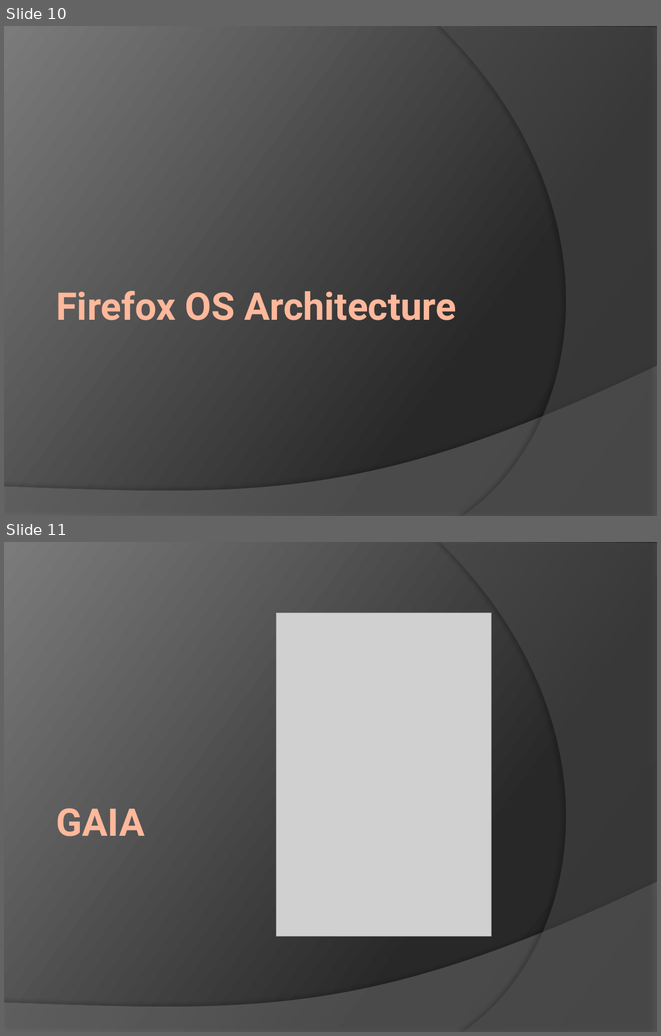
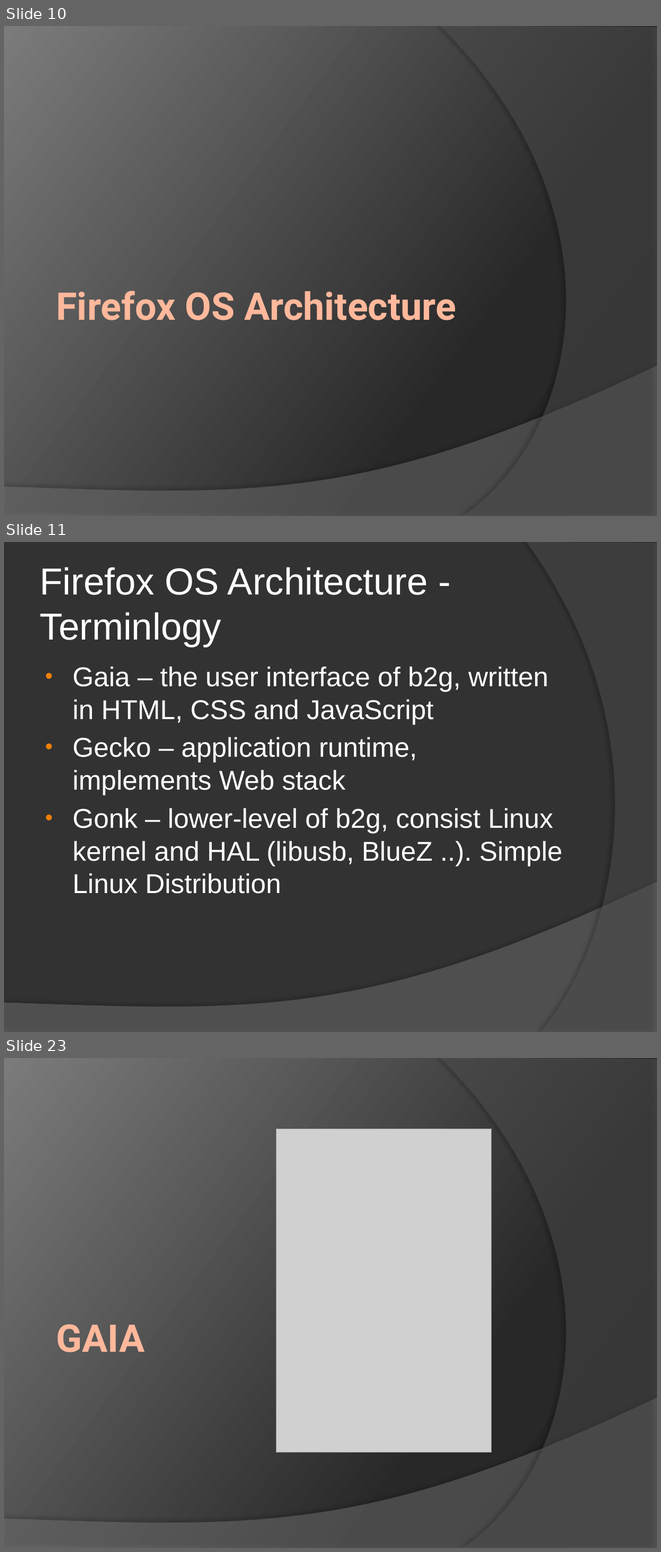
Before and after one commit to ymihaylov/Firefox-OS-Documentation-Project, a slide deck: Firefox OS.pptx. Shown one above the other, each under a label of ours: slides 10 and 11 before the commit, slides 10, 11 and 23 after it; the slides between them are not shown. The pictures are 661x1036 and 661x1552 pixels, drawn with LibreOffice and Linux fonts; fonts in the diff are those of the drawing; grey boxes stand for pictures. Boxes give left, top, right and bottom in pixels: in the first picture for what was removed or moved away, otherwise in the second. Text is boxed around its words. In the diff, an @@ line names an element or a change of style, - is before the commit and + after.

```diff
--- a/Firefox OS.pptx
+++ b/Firefox OS.pptx
@@ slide 11 added at (4,542,657,1032), background #323232; not listed: 1 template element that a slide beside it also shows @@
@@ freeform shape added at (527,542,657,1032), fill #5E5E5E at 40% opacity @@
@@ title added at (40,567,428,647), 41.4 pt, text #FFFFFF @@
+Firefox OS Architecture - Terminlogy
@@ text added at (72,667,563,893), 30 pt, text #FFFFFF @@
+• Gaia – the user interface of b2g, written in HTML, CSS and JavaScript
+• Gecko – application runtime, implements Web stack
+• Gonk – lower-level of b2g, consist Linux kernel and HAL (libusb, BlueZ ..). Simple Linux Distribution
@@ what was slide 11 is now slide 23 @@
```
Also in this commit, not shown: 11 other slides added.
